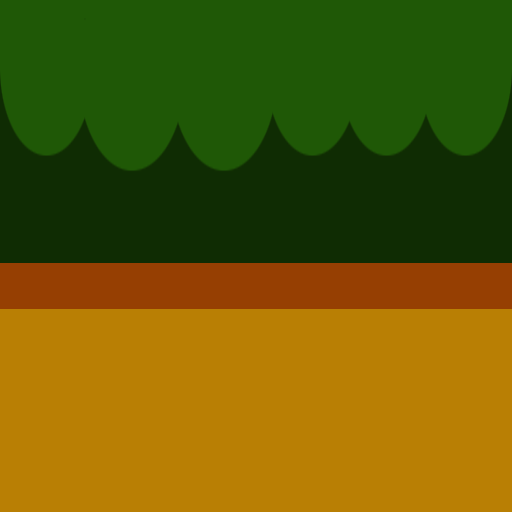
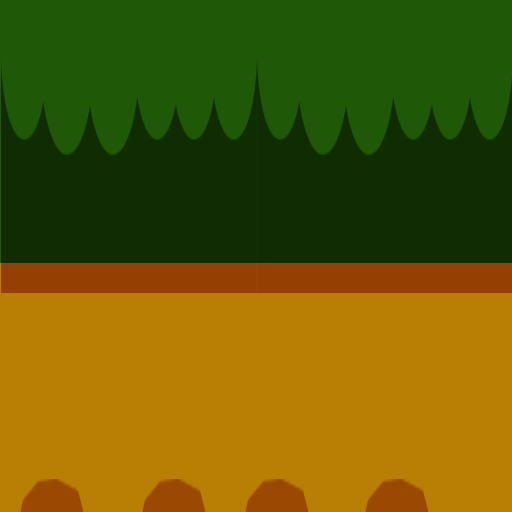
Revision of a layered 512px x 512px image; what changed, layer by layer:
added layer "Layer 1" (overlay, 43%) above "Shadow" over [20, 479, 429, 512]
"Shadow": opacity 50% → 100%, painted on it over [0, 2, 512, 309]
